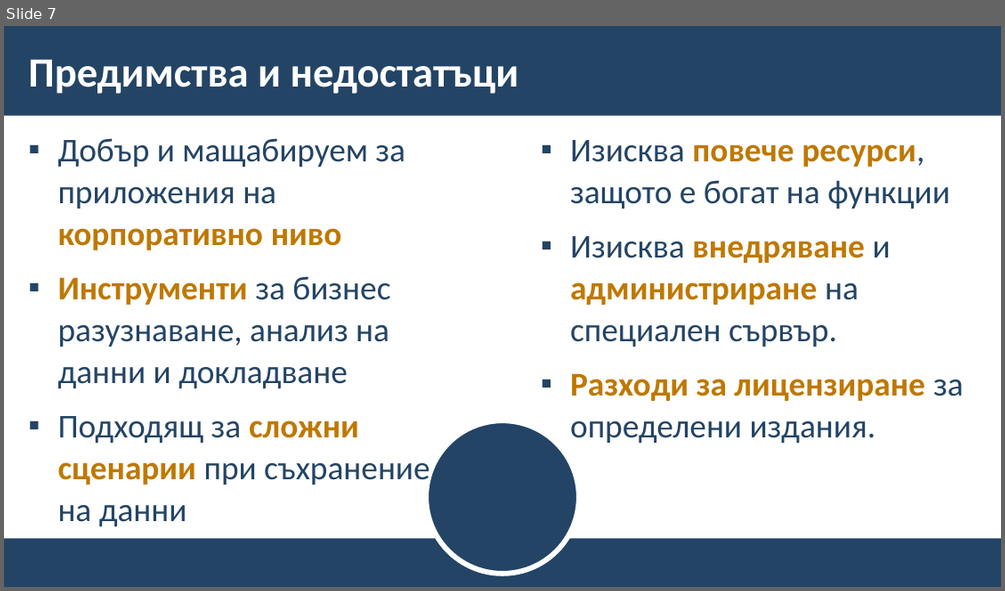
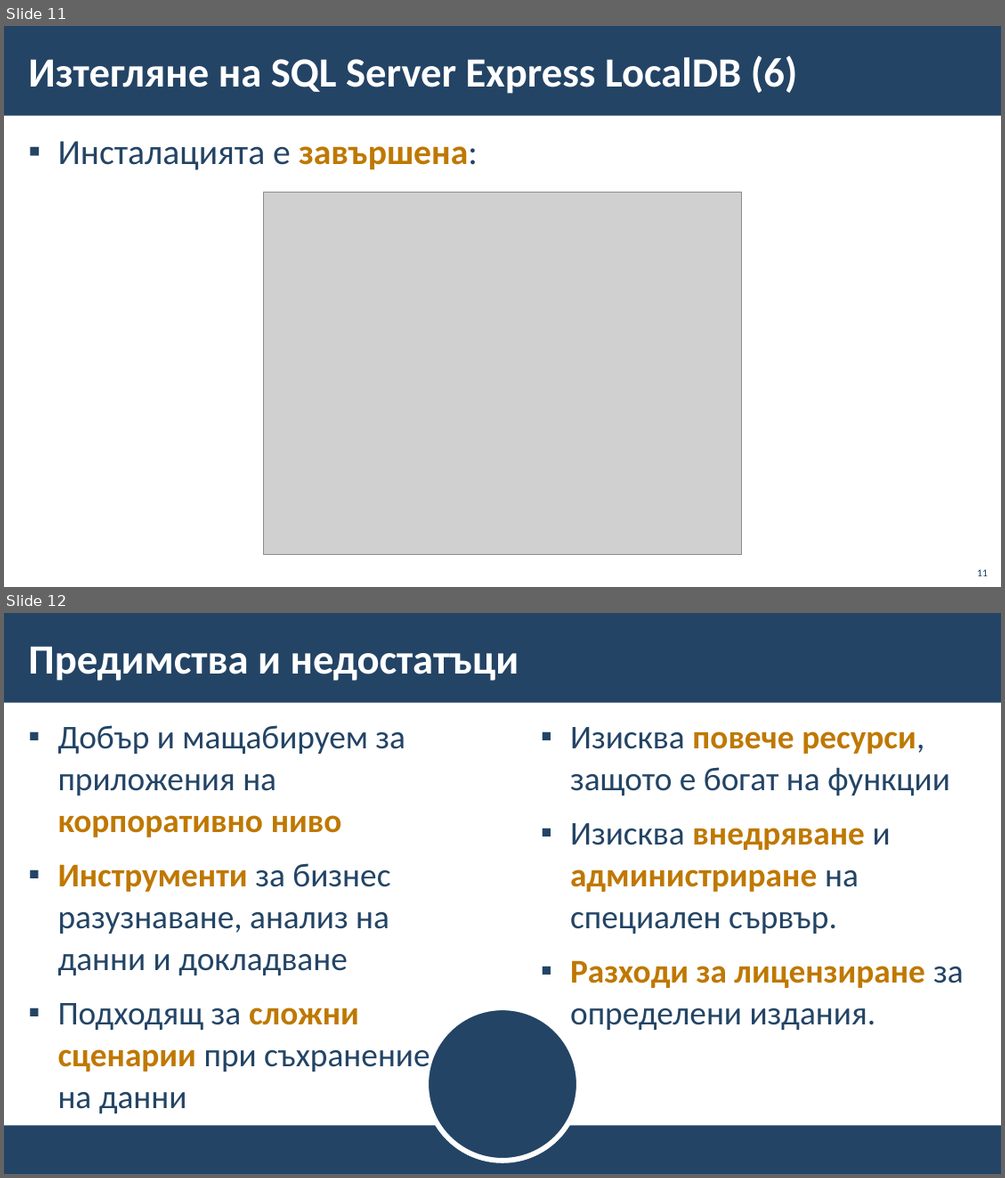
Before and after one commit to BG-IT-Edu/School-Programming, a slide deck: Courses/Software-Sciences/Module-3-Databases-New/03-Intro-to-MS-SQL-Server/03-Intro-to-MS-SQL-Server.pptx. Shown one above the other, each under a label of ours: slide 7 before the commit, slides 11 and 12 after it. The pictures are 1005x591 and 1005x1178 pixels, drawn with LibreOffice and Linux fonts; fonts in the diff are those of the drawing; grey boxes stand for pictures; background and template pictures are left out. Boxes give left, top, right and bottom in pixels: in the first picture for what was removed or moved away, otherwise in the second. Text is boxed around its words. In the diff, an @@ line names an element or a change of style, - is before the commit and + after.

Commit message:
Adding step-by-step installation of LocalDB

```diff
--- a/Courses/Software-Sciences/Module-3-Databases-New/03-Intro-to-MS-SQL-Server/03-Intro-to-MS-SQL-Server.pptx
+++ b/Courses/Software-Sciences/Module-3-Databases-New/03-Intro-to-MS-SQL-Server/03-Intro-to-MS-SQL-Server.pptx
@@ slide 11 added at [4, 26, 1001, 587], background #FFFFFF; not listed: 1 template element that a slide beside it also shows @@
@@ title added at [28, 55, 798, 94], 40 pt, text #FFFFFF, bold @@
+Изтегляне на SQL Server Express LocalDB (6)
@@ text added at [58, 141, 477, 170], 34 pt, text #234465 @@
+▪ Инсталацията е завършена:
@@ picture added at [264, 192, 741, 554] @@
@@ page number added at [977, 569, 987, 576], 10 pt, text #234465 @@
+11
@@ what was slide 7 is now slide 12 @@
```
Also in this commit, not shown: 5 other slides added, 1 slide removed.
